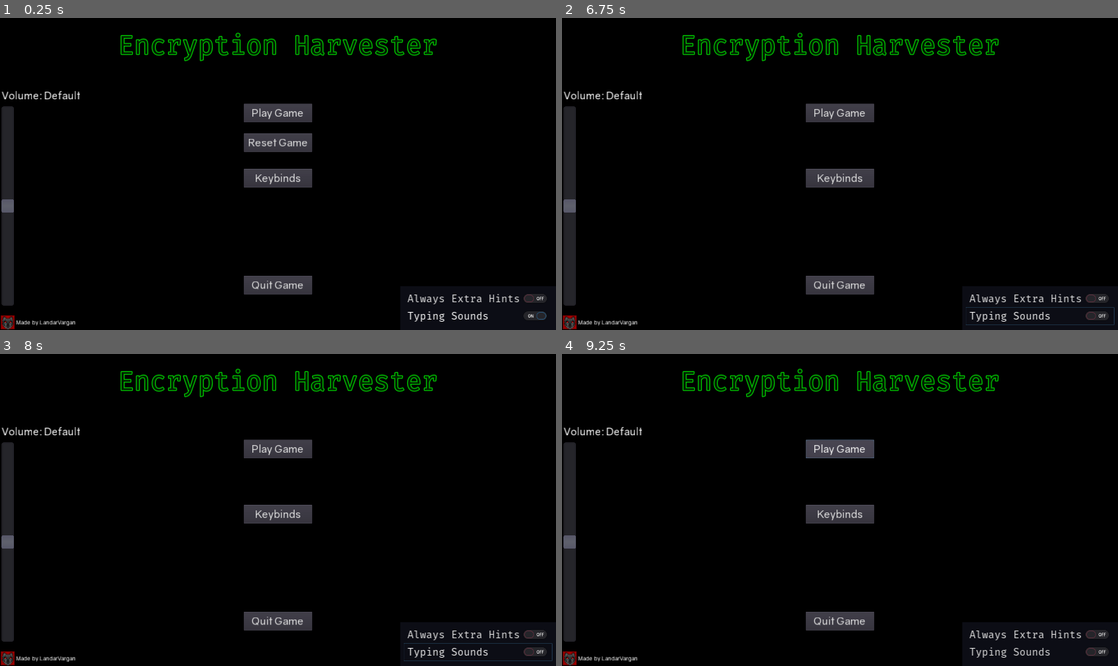
Above: before the commit, frames 1-4 (two rows, left to right).
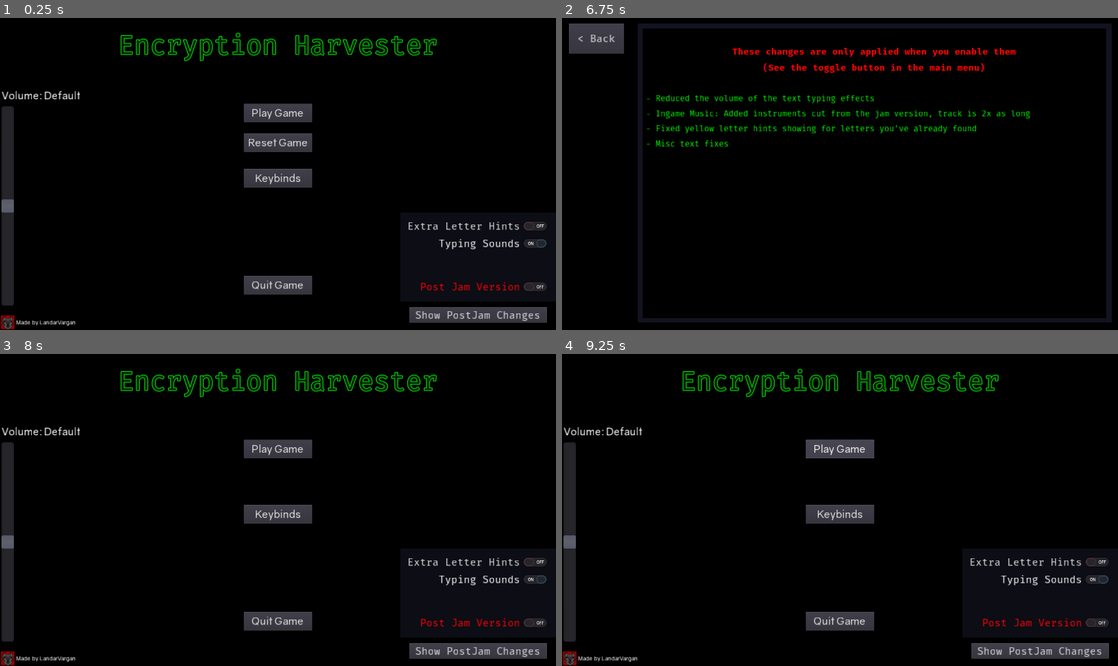
Above: after the commit, the same moments.

Repository: LoneWolfHT/LD52-EncryptionHarvester
Game: Godot game, scene res://scenes/MainMenu.tscn
Same seed, same stepped clock (60 frames per second), same inputs: the game is played once before the commit and once after it. Sound files missing from this copy of the repository are replaced by a short silence.
Inputs (mouse positions are in pixels of both pictures, inside the frame that each line leads up to):
- Up to frame 1 (0.25 s): no input
- Up to frame 2 (6.75 s): click "Reset Game" at 0.5 s; click "Keybinds" at 1.25 s; click "Typing Sounds" at 2 s; click "Always Extra Hints" (after the commit: "Extra Letter Hints") at 2.75 s; click (1040, 286) at 3.5 s, where only the run after the commit has a clickable "Post Jam Version"; click "Space" at 4.25 s; click "Up" at 5 s; click "< Back" at 5.75 s; click (1040, 314) at 6.5 s, where only the run after the commit has a clickable "Show PostJam Changes"
- Up to frame 3 (8 s): click (33, 375) at 7.25 s, where only the run after the commit has a clickable "< Back"
- Up to frame 4 (9.25 s): click "Play Game" at 8 s; click "Play Game" at 8.75 s

The runs differ from the first frame. In frame 1, 2.4% of the frame differs, in the area x 0-99%, y 65-100%; in frame 2, 13%, in the area x 0-100%, y 1-100%; in frame 3, 2.5%; in frame 4, 2.4%.

Commit message:
Post-jam updates

Diff:
--- a/elements/Page.gd
+++ b/elements/Page.gd
@@ -14,6 +14,9 @@
 
 func _ready():
 	update_help_text()
+
+	if Settings.setting.postjam:
+		$Blip.volume_db -= 12.0
 
 	$Blip.volume_db += Settings.setting.audio_volume_shift
 
--- /dev/null
+++ b/font/FontMonoButton.tres
@@ -0,0 +1,9 @@
+[gd_resource type="DynamicFont" load_steps=2 format=2]
+
+[ext_resource path="res://font/FiraMono/FiraMono-Regular.otf" type="DynamicFontData" id=1]
+
+[resource]
+size = 24
+use_mipmaps = true
+use_filter = true
+font_data = ExtResource( 1 )
--- a/project.godot
+++ b/project.godot
@@ -37,6 +37,12 @@
 
 common/drop_mouse_on_gui_input_disabled=true
 
+[importer_defaults]
+
+texture={
+"flags/filter": false
+}
+
 [physics]
 
 common/enable_pause_aware_picking=true
--- a/scenes/Game.gd
+++ b/scenes/Game.gd
@@ -59,7 +59,7 @@
 
 [color=#9999ff]<Agent>[/color] Alright. It looks like Project HARVEST involves causing a [i]huge[/i] explosion, [i]aliens[/i], and deconstruction of one of their ships for research purposes.
 [color=#9999ff]<Agent>[/color] They've either lost it or our surveillance department has been slacking.[brk]
-We'll need that next page decrypted to learn more.
+[color=#9999ff]<Agent>[/color] We'll need that next page decrypted to learn more.
 
 [hack]steptwo[/hack]
 """,
@@ -162,8 +162,6 @@
 
 # [hack][/hack]
 # """,
-
-
 }
 
 var _last_page = -1
@@ -176,7 +174,12 @@
 func _ready():
 	rng.randomize()
 
-	$Music.volume_db += Settings.setting.audio_volume_shift
+	if Settings.setting.postjam:
+		$MusicPostJam.volume_db += Settings.setting.audio_volume_shift
+		$MusicPostJam.play()
+	else:
+		$Music.volume_db += Settings.setting.audio_volume_shift
+		$Music.play()
 
 	update_game(Settings.setting.current_page as String)
 
--- a/scenes/Game.tscn
+++ b/scenes/Game.tscn
@@ -9,6 +9,7 @@
 [ext_resource path="res://audio/volumeblip.ogg" type="AudioStream" id=7]
 [ext_resource path="res://audio/game.ogg" type="AudioStream" id=8]
 [ext_resource path="res://font/FiraMono/FiraMono-Regular.otf" type="DynamicFontData" id=9]
+[ext_resource path="res://audio/game_postjam.ogg" type="AudioStream" id=10]
 
 [sub_resource type="DynamicFont" id=1]
 size = 29
@@ -67,9 +68,12 @@
 [node name="Blip" type="AudioStreamPlayer" parent="."]
 stream = ExtResource( 7 )
 
+[node name="MusicPostJam" type="AudioStreamPlayer" parent="."]
+stream = ExtResource( 10 )
+volume_db = 2.0
+
 [node name="Music" type="AudioStreamPlayer" parent="."]
 stream = ExtResource( 8 )
 volume_db = -2.0
-autoplay = true
 
 [connection signal="timeout" from="Timer/Timer" to="." method="_on_Timer_timeout"]
--- a/scenes/HackingScreen.gd
+++ b/scenes/HackingScreen.gd
@@ -6,6 +6,7 @@
 var _current_word
 var _last_guess
 var _solved = {}
+var _unsolved = "" #postjam
 
 var _id = ""
 var _done = false
@@ -25,6 +26,9 @@
 	if self.connect("stop_hacking", get_parent(), "stop_hacking") != OK:
 		push_error("Parent doesn't handle hack requests")
 
+	if Settings.setting.postjam:
+		$Screen/Blip.volume_db -= 12.0
+
 	$Screen/Blip.volume_db += Settings.setting.audio_volume_shift
 	$Input/Blip.volume_db  += Settings.setting.audio_volume_shift
 	$Blip.volume_db  += Settings.setting.audio_volume_shift
@@ -41,12 +45,14 @@
 		_id = id
 		_done = false
 		_solved = {}
+		_unsolved = newwords[0] #postjam
 		_command_history = []
 
 		if !showfirst:
 			_last_guess = "[color=red]%s[/color]" % "_".repeat(newwords[0].length())
 		else:
 			_solved[0] = newwords[0][0]
+			_unsolved.erase(0, 1) #postjam
 			_last_guess = "[color=#2099FF]%s[/color][color=red]%s[/color]" % [
 				newwords[0][0],
 				"_".repeat(newwords[0].length()-1),
@@ -325,11 +331,17 @@
 
 			if !_solved.has(i):
 				_solved[i] = _words[_current_word][i]
+
+				if Settings.setting.postjam:
+					var pos = _unsolved.find(_words[_current_word][i])
+
+					if pos >= 0:
+						_unsolved.erase(pos, 1)
 			else:
 				guess[i] = _solved[i]
 				color = "#2099FF"
 
-		elif _extra_help && guess[i] in _words[_current_word]:
+		elif _extra_help && guess[i] in _words[_current_word] && (!Settings.setting.postjam || (guess[i] in _unsolved)):
 			_last_guess += "[color=yellow]%s[/color]" % guess[i]
 			wrongs += 1
 		else:
@@ -350,6 +362,7 @@
 		else:
 			_current_word += 1
 			_solved = {}
+			_unsolved = _words[_current_word] #postjam
 			_last_guess = "[color=red]%s[/color]" % "_".repeat(_words[_current_word].length())
 
 		write_terminal("Moving to next one...\n")
--- a/scenes/MainMenu.gd
+++ b/scenes/MainMenu.gd
@@ -5,8 +5,12 @@
 
 func _ready():
 	$Music.volume_db = 0.0 + Settings.setting.audio_volume_shift
+
+	$PostJamChanges.visible = false
+
 	$Toggles/TypeSounds.pressed = Settings.setting.typing_sounds
 	$Toggles/ExtraHints.pressed = Settings.setting.always_extra_hints
+	$Toggles/PostJam.pressed    = Settings.setting.postjam
 
 
 func _on_button_activate(button):
@@ -21,6 +25,8 @@
 		Settings.setting.current_page = 0
 		Settings.setting.score        = 0
 		$ResetSave.visible = false
+	elif button == "changes":
+		$PostJamChanges.visible = true
 	elif button == "keybinds":
 		$KeyChangeMenu.visible = true
 
@@ -64,3 +70,24 @@
 
 func _on_Timer_timeout():
 	$Music.volume_db = 0.0 + Settings.setting.audio_volume_shift
+
+func _on_PostJam_toggled(button_pressed: bool):
+	if Settings.setting.postjam == button_pressed:
+		return
+
+	Settings.setting.postjam = button_pressed
+
+	if button_pressed:
+		$Toggles/ExtraHints/Blip.pitch_scale = 1.2
+	else:
+		$Toggles/ExtraHints/Blip.pitch_scale = 0.8
+
+	$Toggles/ExtraHints/Blip.volume_db = 0.0 + Settings.setting.audio_volume_shift
+	$Toggles/ExtraHints/Blip.play()
+
+
+func _on_Button_button_up():
+	$Blip.volume_db = -4.0 + Settings.setting.audio_volume_shift
+	$Blip.play()
+
+	$PostJamChanges.visible = false
--- a/scenes/MainMenu.tscn
+++ b/scenes/MainMenu.tscn
@@ -1,5 +1,6 @@
-[gd_scene load_steps=15 format=2]
-
+[gd_scene load_steps=20 format=2]
+
+[ext_resource path="res://font/FontMonoButton.tres" type="DynamicFont" id=1]
 [ext_resource path="res://PFP.png" type="Texture" id=2]
 [ext_resource path="res://font/Gravity-Regular.otf" type="DynamicFontData" id=3]
 [ext_resource path="res://elements/VolumeSlider.tscn" type="PackedScene" id=4]
@@ -10,6 +11,7 @@
 [ext_resource path="res://audio/volumeblip.ogg" type="AudioStream" id=9]
 [ext_resource path="res://font/FiraMono/FiraMono-Regular.otf" type="DynamicFontData" id=10]
 [ext_resource path="res://audio/menu.ogg" type="AudioStream" id=11]
+[ext_resource path="res://font/FiraMono/FiraMono-Bold.otf" type="DynamicFontData" id=12]
 
 [sub_resource type="DynamicFont" id=4]
 size = 61
@@ -29,8 +31,20 @@
 [sub_resource type="StyleBoxFlat" id=2]
 bg_color = Color( 0.0470588, 0.0509804, 0.0823529, 1 )
 
-[sub_resource type="DynamicFont" id=3]
-size = 24
+[sub_resource type="StyleBoxFlat" id=5]
+bg_color = Color( 0, 0, 0, 1 )
+
+[sub_resource type="StyleBoxFlat" id=6]
+bg_color = Color( 0.0705882, 0.0745098, 0.12549, 1 )
+
+[sub_resource type="DynamicFont" id=8]
+size = 22
+use_mipmaps = true
+use_filter = true
+font_data = ExtResource( 12 )
+
+[sub_resource type="DynamicFont" id=7]
+size = 20
 use_mipmaps = true
 use_filter = true
 font_data = ExtResource( 10 )
@@ -147,44 +161,79 @@
 anchor_right = 1.0
 anchor_bottom = 1.0
 margin_left = -359.0
-margin_top = -101.0
+margin_top = -270.0
+margin_bottom = -66.0
 custom_styles/panel = SubResource( 2 )
 
-[node name="TypeSounds" type="CheckButton" parent="Toggles"]
-anchor_left = 0.5
-anchor_top = 0.5
-anchor_right = 0.5
-anchor_bottom = 0.5
+[node name="ExtraHints" type="CheckButton" parent="Toggles"]
+anchor_left = 0.5
+anchor_right = 0.5
 margin_left = -170.5
-margin_top = -2.0
+margin_top = 11.0
 margin_right = 170.5
-margin_bottom = 38.0
-custom_fonts/font = SubResource( 3 )
-text = "Typing Sounds     "
+margin_bottom = 51.0
+custom_fonts/font = ExtResource( 1 )
+text = "Extra Letter Hints"
 flat = true
 align = 2
 icon_align = 2
 
-[node name="Blip" type="AudioStreamPlayer" parent="Toggles/TypeSounds"]
+[node name="Blip" type="AudioStreamPlayer" parent="Toggles/ExtraHints"]
 stream = ExtResource( 9 )
 
-[node name="ExtraHints" type="CheckButton" parent="Toggles"]
-anchor_left = 0.5
-anchor_top = 0.5
-anchor_right = 0.5
-anchor_bottom = 0.5
+[node name="TypeSounds" type="CheckButton" parent="Toggles"]
+anchor_left = 0.5
+anchor_right = 0.5
 margin_left = -170.5
-margin_top = -42.0
+margin_top = 51.0
 margin_right = 170.5
-margin_bottom = -2.0
-custom_fonts/font = SubResource( 3 )
-text = "Always Extra Hints"
+margin_bottom = 91.0
+custom_fonts/font = ExtResource( 1 )
+text = "Typing Sounds"
 flat = true
 align = 2
 icon_align = 2
 
-[node name="Blip" type="AudioStreamPlayer" parent="Toggles/ExtraHints"]
+[node name="Blip" type="AudioStreamPlayer" parent="Toggles/TypeSounds"]
 stream = ExtResource( 9 )
+
+[node name="PostJam" type="CheckButton" parent="Toggles"]
+anchor_left = 0.5
+anchor_top = 1.0
+anchor_right = 0.5
+anchor_bottom = 1.0
+margin_left = -170.5
+margin_top = -53.0
+margin_right = 170.5
+margin_bottom = -13.0
+custom_colors/font_color_focus = Color( 1, 0, 0, 1 )
+custom_colors/font_color_hover_pressed = Color( 0, 0.6, 0, 1 )
+custom_colors/font_color = Color( 1, 0, 0, 1 )
+custom_colors/font_color_hover = Color( 0.666667, 0, 0, 1 )
+custom_colors/font_color_pressed = Color( 0, 1, 0, 1 )
+custom_fonts/font = ExtResource( 1 )
+text = "Post Jam Version"
+flat = true
+align = 2
+icon_align = 2
+
+[node name="Blip" type="AudioStreamPlayer" parent="Toggles/PostJam"]
+stream = ExtResource( 9 )
+
+[node name="Changes" type="Button" parent="Toggles"]
+anchor_left = 0.5
+anchor_top = 1.0
+anchor_right = 0.5
+anchor_bottom = 1.0
+margin_left = -158.5
+margin_top = 13.0
+margin_right = 158.5
+margin_bottom = 49.0
+custom_fonts/font = ExtResource( 1 )
+text = "Show PostJam Changes"
+script = ExtResource( 6 )
+button_name = "changes"
+signal_target = NodePath("../..")
 
 [node name="QuitGame" type="Button" parent="."]
 anchor_left = 0.5
@@ -205,7 +254,67 @@
 [node name="KeyChangeMenu" parent="." instance=ExtResource( 8 )]
 visible = false
 
+[node name="PostJamChanges" type="Panel" parent="."]
+anchor_right = 1.0
+anchor_bottom = 1.0
+custom_styles/panel = SubResource( 5 )
+
+[node name="Button" type="Button" parent="PostJamChanges"]
+margin_left = 16.0
+margin_top = 14.0
+margin_right = 143.0
+margin_bottom = 84.0
+custom_fonts/font = ExtResource( 1 )
+text = "< Back"
+
+[node name="Panel" type="Panel" parent="PostJamChanges"]
+margin_left = 174.0
+margin_top = 14.0
+margin_right = 1265.0
+margin_bottom = 703.0
+custom_styles/panel = SubResource( 6 )
+
+[node name="ColorRect" type="ColorRect" parent="PostJamChanges/Panel"]
+anchor_right = 1.0
+anchor_bottom = 1.0
+margin_left = 12.0
+margin_top = 11.0
+margin_right = -12.0
+margin_bottom = -11.0
+color = Color( 0, 0, 0, 1 )
+
+[node name="RichTextLabel" type="RichTextLabel" parent="PostJamChanges/Panel/ColorRect"]
+anchor_right = 1.0
+anchor_bottom = 1.0
+margin_left = 7.0
+margin_top = 6.0
+margin_right = -9.0
+margin_bottom = -8.0
+custom_colors/default_color = Color( 0, 1, 0, 1 )
+custom_constants/line_separation = 10
+custom_fonts/bold_font = SubResource( 8 )
+custom_fonts/normal_font = SubResource( 7 )
+bbcode_enabled = true
+bbcode_text = "
+[center][color=red][b]These changes are only applied when you enable them
+(See the toggle button in the main menu)[/b][/color][/center]
+
+- Reduced the volume of the text typing effects
+- Ingame Music: Added instruments cut from the jam version, track is 2x as long
+- Fixed yellow letter hints showing for letters you've already found
+- Misc text fixes"
+text = "
+These changes are only applied when you enable them
+(See the toggle button in the main menu)
+
+- Reduced the volume of the text typing effects
+- Ingame Music: Added instruments cut from the jam version, track is 2x as long
+- Fixed yellow letter hints showing for letters you've already found
+- Misc text fixes"
+
 [connection signal="finished" from="Blip" to="." method="_on_Blip_finished"]
 [connection signal="timeout" from="Music/Timer" to="." method="_on_Timer_timeout"]
+[connection signal="toggled" from="Toggles/ExtraHints" to="." method="_on_ExtraHints_toggled"]
 [connection signal="toggled" from="Toggles/TypeSounds" to="." method="_on_TypeSounds_toggled"]
-[connection signal="toggled" from="Toggles/ExtraHints" to="." method="_on_ExtraHints_toggled"]
+[connection signal="toggled" from="Toggles/PostJam" to="." method="_on_PostJam_toggled"]
+[connection signal="button_up" from="PostJamChanges/Button" to="." method="_on_Button_button_up"]
--- a/util/Settings.gd
+++ b/util/Settings.gd
@@ -12,6 +12,7 @@
 	"current_page"      : 0,
 	"score"             : 0,
 	"highscore"         : 0,
+	"postjam"           : false,
 }
 
 export var setting: Dictionary = default_setting.duplicate(true)
Binary file changed: icon.png
Not shown: 1 places in scenes/Game.tscn that only renumber resources
Not shown, changed: scenes/HackingScreen.tscn
Not shown, changed: .gitignore
Not shown, changed: audio/game.mmpz
Not shown, changed: audio/game.mmpz.bak
Not shown, added: audio/game_postjam.ogg
